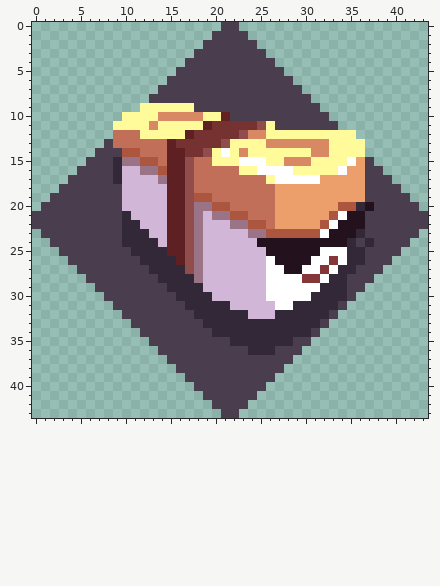
File history of a pixel-art sprite, res/UI/CharacterSelect/Thumb05.png. Above, as it was before the edit.
The file is 44x44 pixels. Colours within 5 levels of each other are drawn and written as one.
The result:
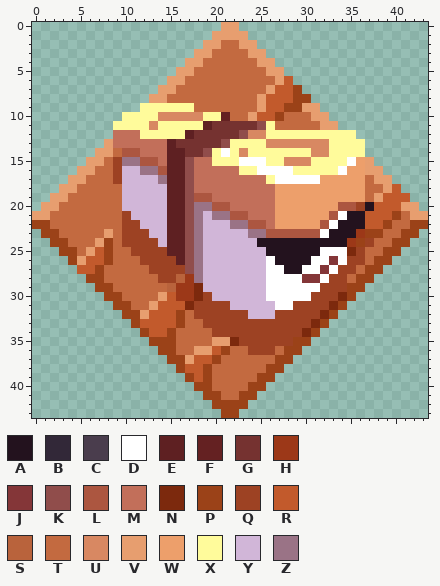
Palette (. is transparent): A #23121e  B #322838  C #4a3d4d  D #ffffff  E #5e2022  F #642122  G #753230  H #9c3818  J #843638  K #904d4b  L #ac5640  M #c26f5a  N #7c290d  P #9b4218  Q #9d4223  R #c25a2c  S #b9633c  T #c36a40  U #d88862  V #e79e6f  W #ed9f6b  X #fffb9b  Y #d1b6d8  Z #9a7386
The edit:
Changed rows in their new state; - is an unchanged pixel.
first column x 0:
 0 ---------------------VV---------------------
 1 --------------------VVVV--------------------
 2 -------------------VVTTVV-------------------
 3 ------------------VVTTTTVV------------------
 4 -----------------VVTTTTTTVV-----------------
 5 ----------------VVTTTTTTTTVV----------------
 6 ---------------VVTTTTTTTTTTVR---------------
 7 --------------VVTTTTTTTTTTVRRP--------------
 8 -------------VVTTTTTTTTTTVRRRPP-------------
 9 ------------------TTTTTTTVRRPPVV------------
10 ----------------------TTVRRPTTTVV-----------
11 ---------------------------TTTTTVV----------
13 --------V-----------------------------------
14 -------VVT----------------------------------
15 ------VVTQ---------------------------V------
16 -----VVTTQ---------------------------VV-----
17 ----VVTTTQ---------------------------TVV----
18 ---VVTTTTT---------------------------TTVR---
19 --VVTTTTTT---------------------------TVRRR--
20 -VVTTTTTTT--------------------------Q-RRRVV-
21 VVTTTTTTTTQ--------------------------RRRPTVV
22 PPTTTTTTTTQQ-------------------------RRPTTPP
23 -PPTTTTTVTQQQ-----------------------HPPTTPP-
24 --PPTTTVPTQQQQ---------------------HPQTTPP--
25 ---PPTVRPTTQQQQ--------------------NQTTPP---
26 ----PVRRPTTTQQQQ-------------------QQTPP----
27 -----RRPTTTTTQQQQ-----------------QQTPP-----
28 ------PPTTTTTTQQSH---------------QQTPP------
29 -------PPTTTTTTSHHN-------------QQQPP-------
30 --------PPTTTTVRHHNQ-----------QQQNP--------
31 ---------PPTTVRRRNQQQQ-------QQQQNP---------
32 ----------PPVRRRPTQQQQQQ---QQQQQNP----------
33 -----------PRRRRPTTQQQQQQQQQQQQNP-----------
34 ------------PRRPTTTTQQQQQQQQQQNP------------
35 -------------PPPTTTTVVNQQQQQQPP-------------
36 --------------PPTTVVRPTTQQQTPP--------------
37 ---------------PPVRRPTTTTTTPP---------------
38 ----------------PRRPTTTTTTPP----------------
39 -----------------PRPTTTTTPP-----------------
40 ------------------PPTTTTPP------------------
41 -------------------PPTTPP-------------------
42 --------------------PPPP--------------------
43 ---------------------PP---------------------
